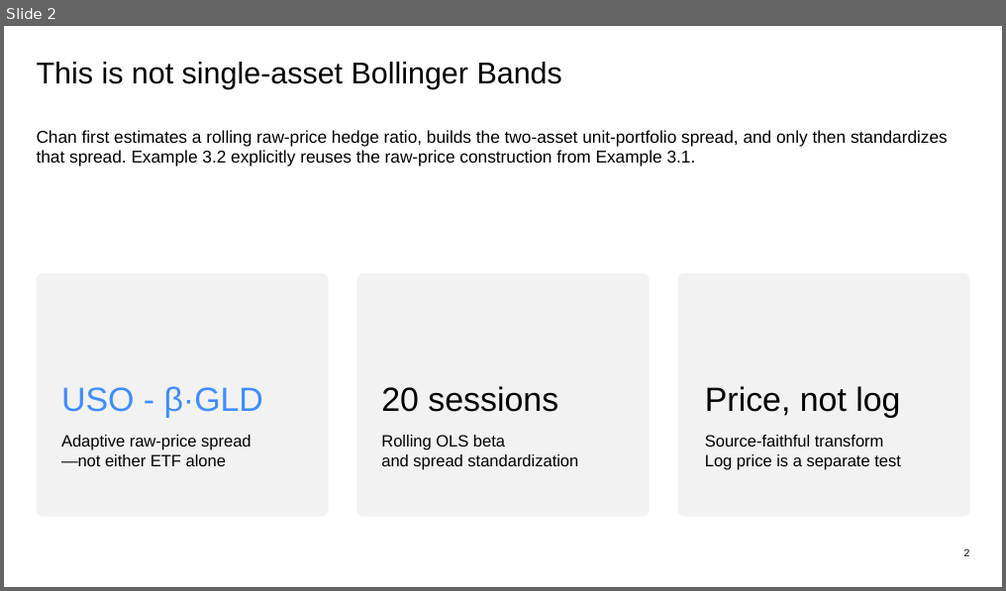
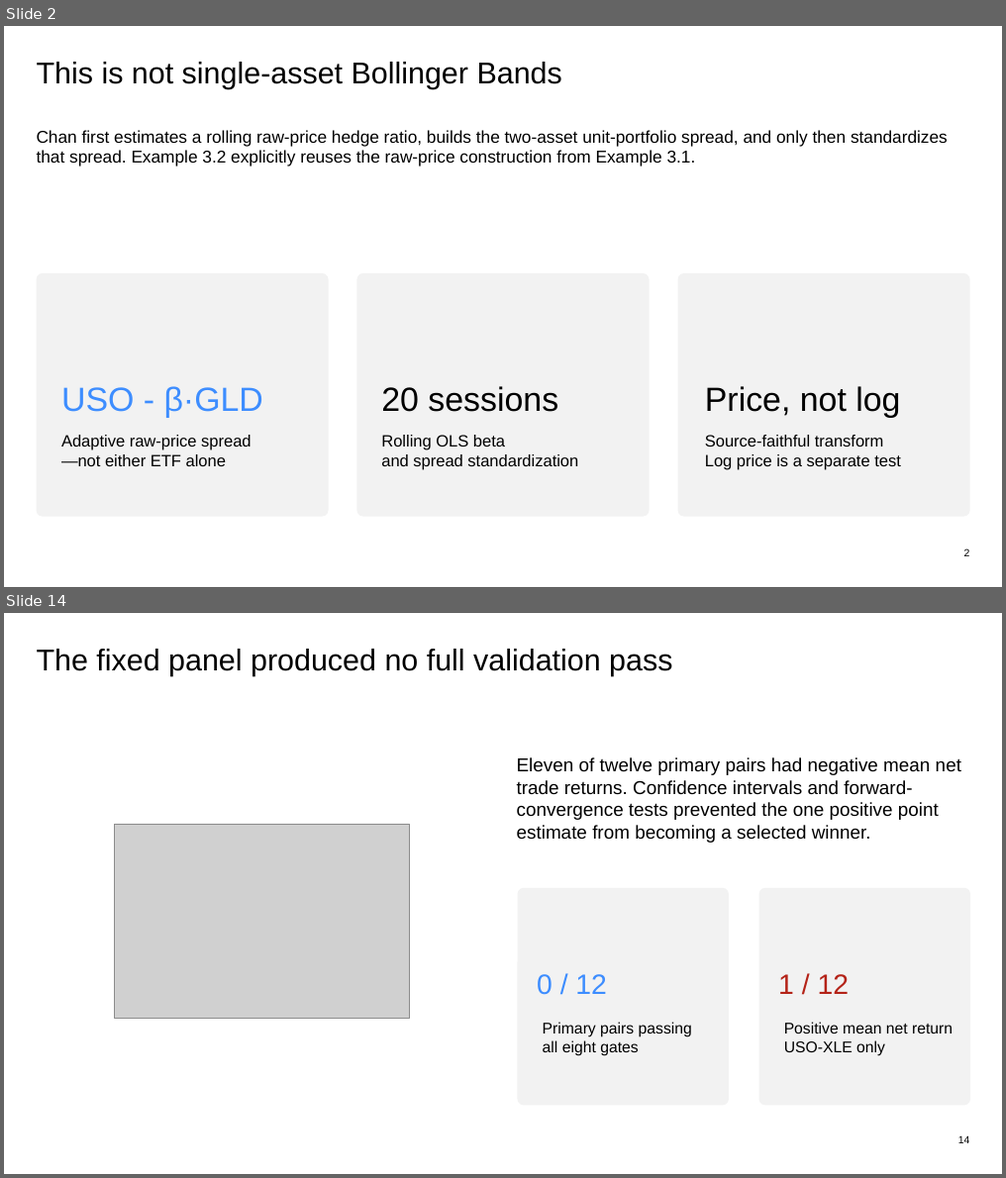
Before and after one commit to Francisc0Franc0/Time-Series-Modeling-Gen5, a slide deck: presentations/gen5_lit_mr_02_1_bollinger_evidence.pptx. Shown one above the other, each under a label of ours: slide 2 before the commit, slides 2 and 14 after it; the slides between them are not shown. The pictures are 1006x591 and 1006x1178 pixels, drawn with LibreOffice and Linux fonts; fonts in the diff are those of the drawing; grey boxes stand for pictures. Boxes give left, top, right and bottom in pixels: in the first picture for what was removed or moved away, otherwise in the second. Text is boxed around its words. In the diff, an @@ line names an element or a change of style, - is before the commit and + after.

Commit message:
feat: add LIT-MR-02.1 fixed pair panel

```diff
--- a/presentations/gen5_lit_mr_02_1_bollinger_evidence.pptx
+++ b/presentations/gen5_lit_mr_02_1_bollinger_evidence.pptx
@@ slide 14 added at <box>4,613,1002,1174</box>, background #FFFFFF @@
@@ text added at <box>37,649,672,676</box>, 29 pt, text #000000 @@
+The fixed panel produced no full validation pass
@@ text added at <box>517,758,961,843</box>, 18 pt, text #000000 @@
+Eleven of twelve primary pairs had negative mean net trade returns. Confidence intervals and forward-convergence tests prevented the one positive point estimate from becoming a selected winner.
@@ picture added at <box>36,824,488,1018</box> @@
@@ rectangle added at <box>36,824,488,1018</box>, fill #FFFFFF, outline #FFFFFF 0 pt @@
@@ picture added at <box>115,824,410,1018</box> @@
@@ rounded rectangle added at <box>518,888,729,1106</box>, fill #F2F2F2 @@
@@ rounded rectangle added at <box>759,888,970,1106</box>, fill #F2F2F2 @@
@@ text added at <box>537,974,607,995</box>, 27 pt, text #3D8DFF @@
+0 / 12
@@ text added at <box>778,974,849,994</box>, 27 pt, text #B42318 @@
+1 / 12
@@ text added at <box>543,1022,692,1057</box>, 15 pt, text #000000 @@
+Primary pairs passing
+all eight gates
@@ text added at <box>784,1022,952,1057</box>, 15 pt, text #000000 @@
+Positive mean net return
+USO-XLE only
@@ text added at <box>958,1136,970,1144</box>, 10 pt, text #000000 @@
+14
```
Also in this commit, not shown: 7 slides changed, 8 other slides added, 1 slide removed, 9 other files.
